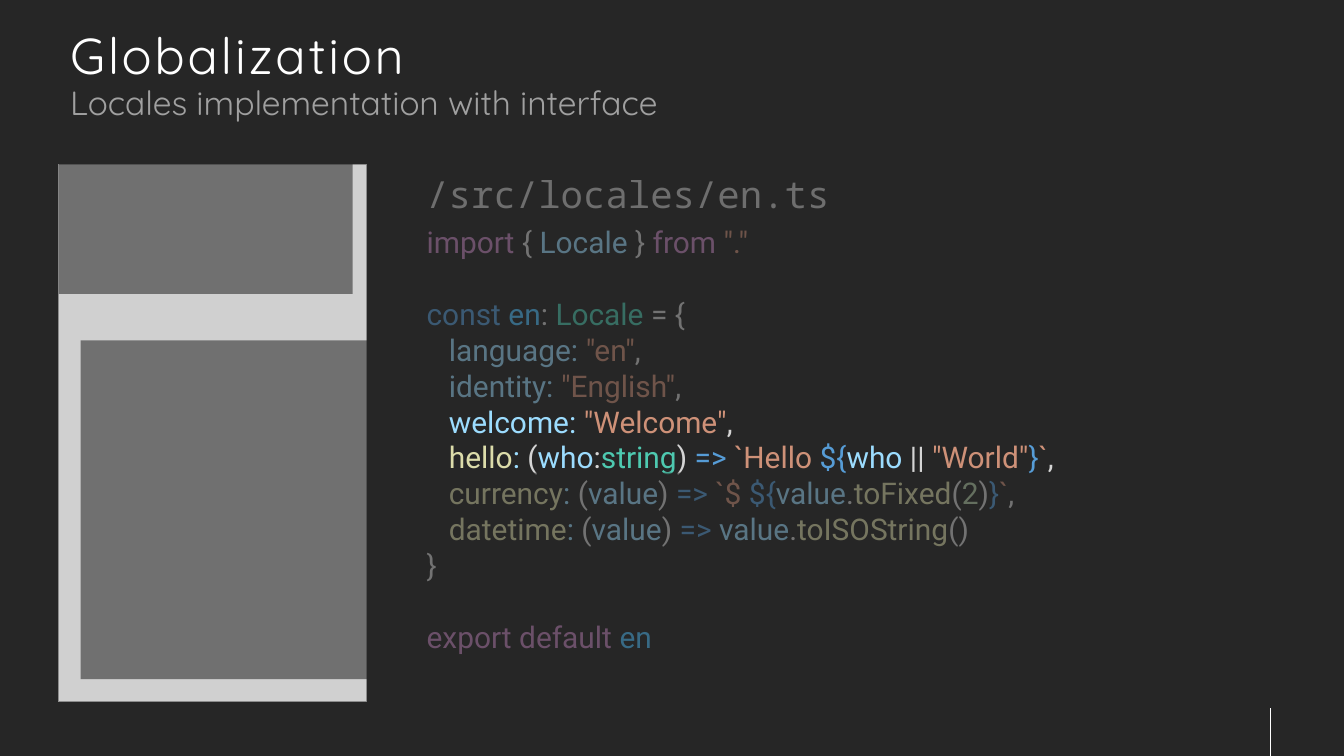
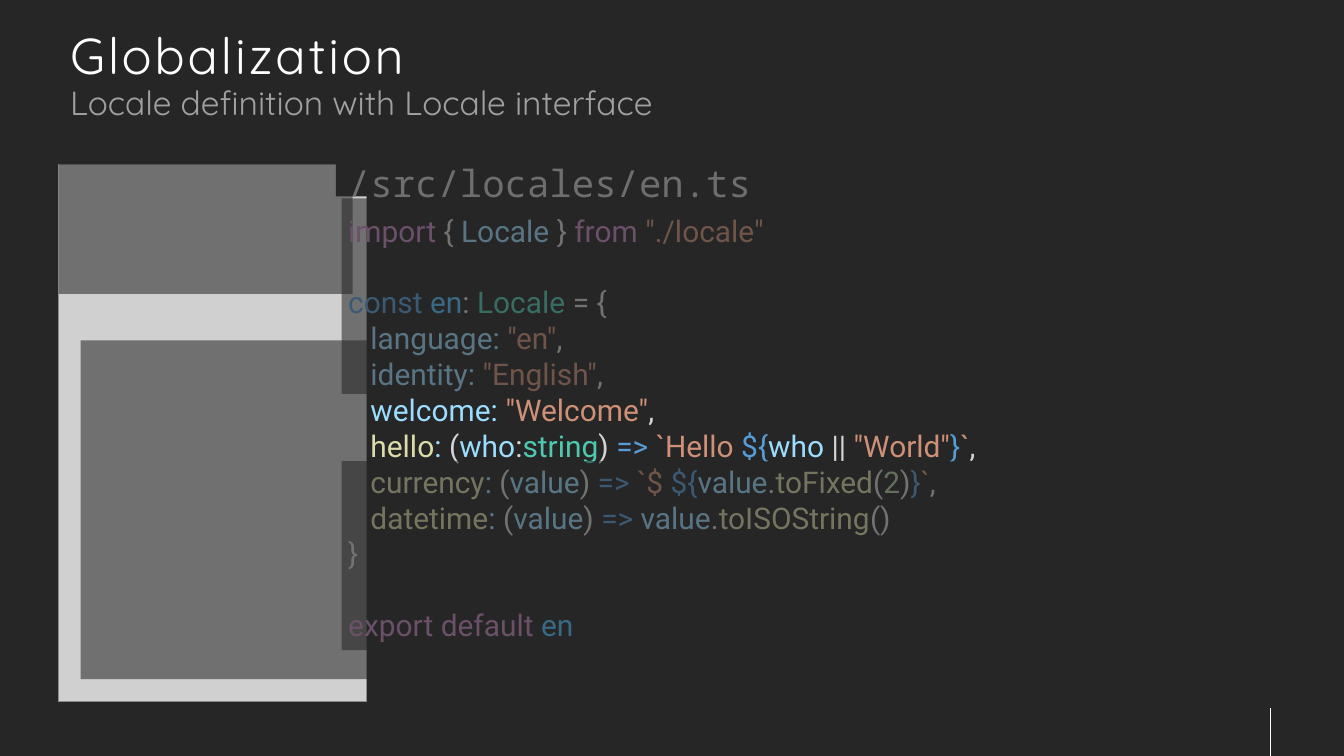
Before and after one commit to jsenaribeiro/jsenaribeiro.github.io, a slide deck: slide 14 of react-away/slides/tutorial.pptx (slide 8 before the commit). Drawn at 1344x756 pixels with LibreOffice and Linux fonts; fonts in the diff are those of the drawing; grey boxes stand for pictures. Boxes give left, top, right and bottom in pixels: in the first picture for what was removed or moved away, otherwise in the second. Text is boxed around its words. In the diff, an @@ line names an element or a change of style, - is before the commit and + after.

```diff
--- a/react-away/slides/tutorial.pptx
+++ b/react-away/slides/tutorial.pptx
@@ text at (70, 90, 653, 115): text changed @@
-Locales implementation with interface
+Locale definition with Locale interface
@@ text "/src/locales/en.ts" rewrapped from (426, 180, 829, 208) to (348, 169, 751, 207) @@
@@ text at (348, 214, 763, 249): text changed @@
-import { Locale } from "."
+import { Locale } from "./locale"
@@ 2 rectangles, 1 text: place and size @@
-2 rectangles, 1 text at (420, 210, 1187, 661)
+2 rectangles, 1 text at (341, 198, 1109, 650)
```
Also in this commit, not shown: 12 other slides changed, 12 slides added, 17 slides removed, 45 other files.
